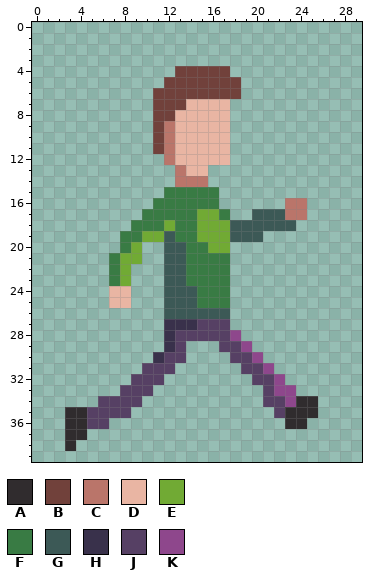
Two versions of one pixel-art sprite, assets/textures/player/run/run_4.png. This is how it looked before the edit.
The file is 30x40 pixels.
Palette (. is transparent): A #302c2e  B #71413b  C #ba756a  D #e9b5a3  E #71aa34  F #397b44  G #3c5956  H #39314b  J #564064  K #8e478c
Pixels before, first column x 3:
 4 ..........BBBBB........
 5 .........BBBBBBB.......
 6 ........BBBBBBBB.......
 7 ........BBBDDDD........
 8 ........BBDDDDD........
 9 ........BCDDDDD........
10 ........BCDDDDD........
11 ........BCDDDDD........
12 .........CDDDDD........
13 ..........CDD..........
14 ..........CCC..........
15 .........FFFFF.........
16 ........FFFFFF......CC.
17 .......FFFFFEEF..GGGCC.
18 ......FFFEFFEEEGGGGGG..
19 .....FFEEGFFEEEGGG.....
20 .....FE..GGFFEE........
21 ....FEE..GGFFFF........
22 ....FE...GGFFFF........
23 ....FE...GGFFFF........
24 ....DD...GGGFFF........
25 ....DD...GGGFFF........
26 .........GGGGGG........
27 .........HHHJJJ........
28 .........HJJJJJK.......
29 .........HJ...JJK......
30 ........HJJ....JJK.....
31 .......JJJ......JJK....
32 ......JJJ........JJK...
33 .....JJJ..........JKK..
34 ...JJJJ...........JJKAA
35 AAJJJJ.............JAAA
36 AAJJ................AA.
37 AA.....................
38 A......................
Now the later version:
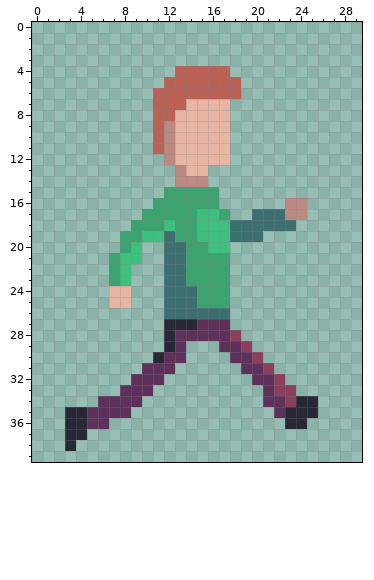
Edits made:
{"colour":"A","old":"#302c2e","new":"#272736"}
{"colour":"B","old":"#71413b","new":"#ba6156"}
{"colour":"C","old":"#ba756a","new":"#bc8882"}
{"colour":"E","old":"#71aa34","new":"#3fbf7f"}
{"colour":"F","old":"#397b44","new":"#3ca370"}
{"colour":"G","old":"#3c5956","new":"#3d6e70"}
{"colour":"J","old":"#564064","new":"#5e315b"}
{"colour":"K","old":"#8e478c","new":"#8c3f5d"}
{"y":27,"x":12,"old":"HHH","new":"AAA"}
{"y":28,"x":12,"old":"H","new":"A"}
{"y":29,"x":12,"old":"H","new":"A"}
{"y":30,"x":11,"old":"H","new":"A"}
